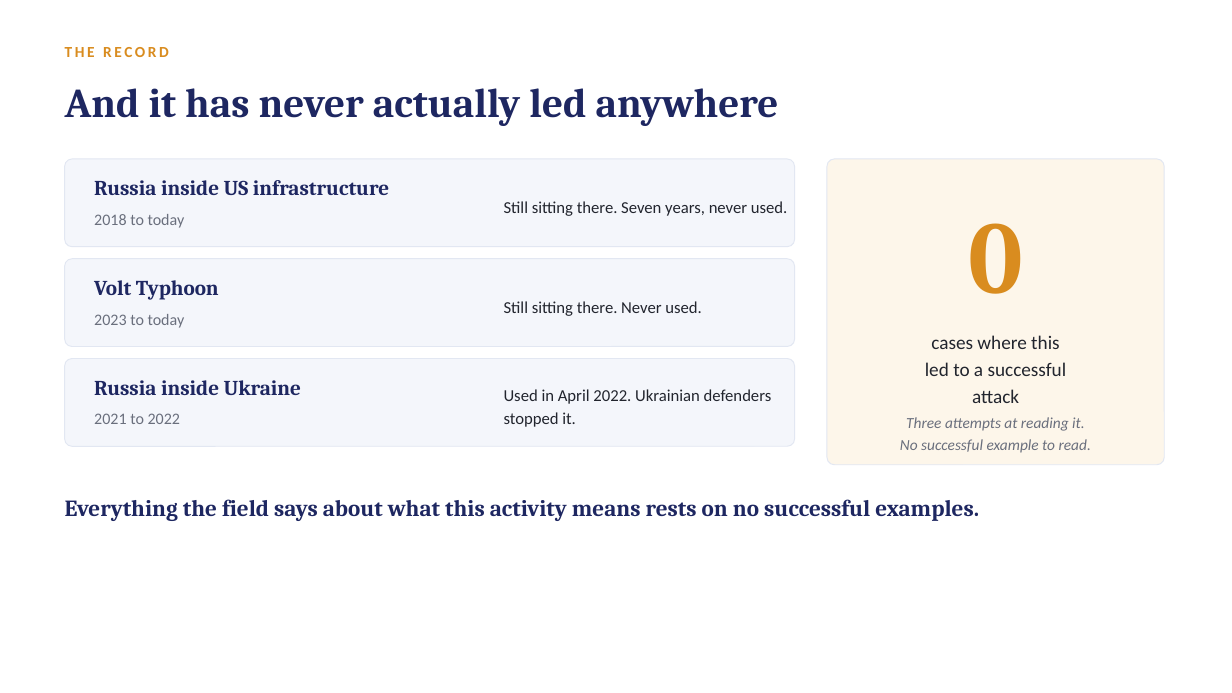
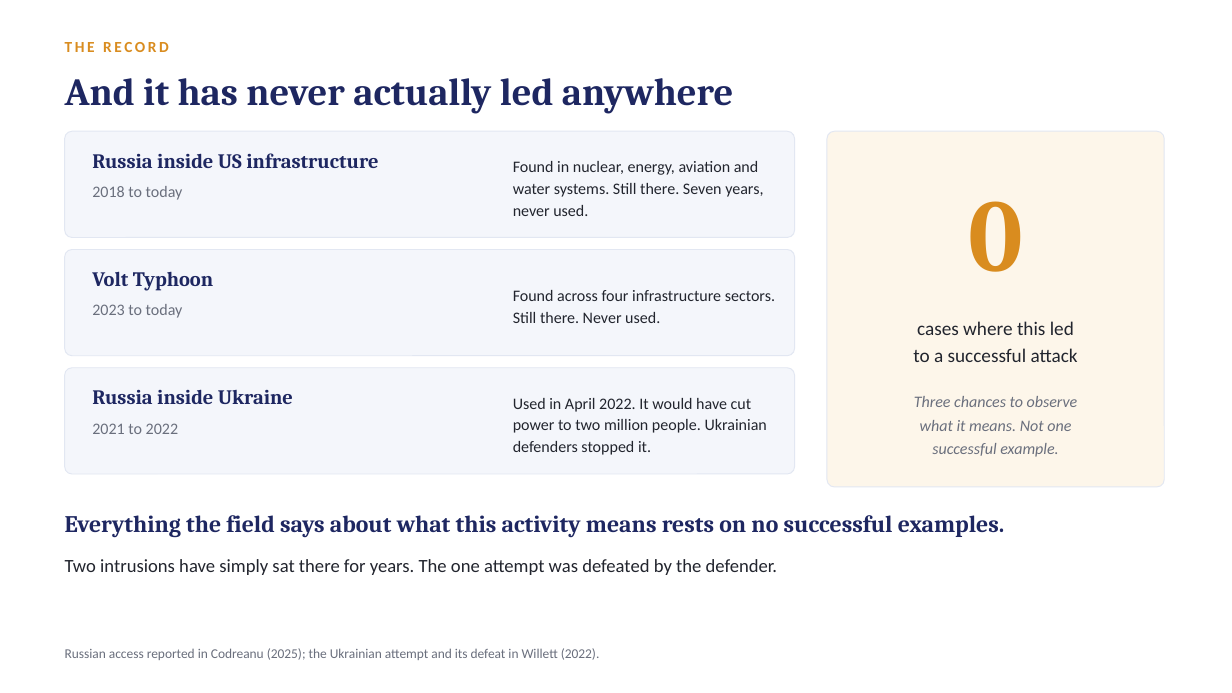
Before and after one commit to s9765fzsv8-cmyk/Claude, a slide deck: slide 8 of deck/price-of-patience.pptx (slide 6 before the commit). Drawn at 1232x693 pixels with LibreOffice and Linux fonts; fonts in the diff are those of the drawing. Boxes give left, top, right and bottom in pixels: in the first picture for what was removed or moved away, otherwise in the second. Text is boxed around its words. In the diff, an @@ line names an element or a change of style, - is before the commit and + after.

```diff
--- a/deck/price-of-patience.pptx
+++ b/deck/price-of-patience.pptx
@@ text "THE RECORD": place and size @@
-text "THE RECORD" at [65, 47, 169, 57]
+text "THE RECORD" at [65, 42, 169, 52]
@@ text "And it has never actually ..." at [65, 78, 733, 114]: size 32 to 30 pt @@
@@ proportions changed in 4 elements at [65, 250, 795, 356], [827, 131, 1165, 487], [65, 368, 795, 474], [65, 131, 795, 238] @@
@@ rounded rectangle: place and size @@
-rounded rectangle at [65, 159, 795, 247]
+rounded rectangle at [65, 131, 795, 238]
@@ size 16.5 to 16 pt in 3 elements at [92, 271, 213, 291], [92, 389, 293, 404], [92, 153, 378, 168] @@
@@ text "Russia inside US infrastructure": place and size @@
-text "Russia inside US infrastructure" at [94, 180, 389, 195]
+text "Russia inside US infrastructure" at [92, 153, 378, 168]
@@ rounded rectangle: place and size @@
-rounded rectangle at [827, 159, 1165, 465]
+rounded rectangle at [827, 131, 1165, 487]
@@ text "2018 to today": place and size @@
-text "2018 to today" at [94, 214, 185, 228]
+text "2018 to today" at [92, 186, 183, 200]
@@ text at [513, 161, 763, 216]: text changed; size 13 to 12.5 pt @@
-Still sitting there. Seven years, never used.
+Found in nuclear, energy, aviation and water systems. Still there. Seven years, never used.
@@ text "0": place and size @@
-text "0" at [968, 223, 1023, 294]
+text "0" at [968, 201, 1023, 272]
@@ rounded rectangle: place and size @@
-rounded rectangle at [65, 259, 795, 347]
+rounded rectangle at [65, 250, 795, 356]
@@ text "Volt Typhoon": place and size @@
-text "Volt Typhoon" at [94, 280, 219, 300]
+text "Volt Typhoon" at [92, 271, 213, 291]
@@ text "2023 to today": place and size @@
-text "2023 to today" at [94, 314, 185, 328]
+text "2023 to today" at [92, 304, 183, 318]
@@ text at [513, 290, 775, 323]: text changed; size 13 to 12.5 pt @@
-Still sitting there. Never used.
+Found across four infrastructure sectors. Still there. Never used.
@@ text at [913, 321, 1078, 362]: text changed @@
-cases where this
-led to a successful
-attack
+cases where this led
+to a successful attack
@@ rounded rectangle: place and size @@
-rounded rectangle at [65, 359, 795, 446]
+rounded rectangle at [65, 368, 795, 474]
@@ text "Russia inside Ukraine": place and size @@
-text "Russia inside Ukraine" at [94, 380, 301, 395]
+text "Russia inside Ukraine" at [92, 389, 293, 404]
@@ text "2021 to 2022": place and size @@
-text "2021 to 2022" at [94, 413, 180, 424]
+text "2021 to 2022" at [92, 423, 178, 434]
@@ text at [513, 398, 767, 455]: text changed; size 13 to 12.5 pt @@
-Used in April 2022. Ukrainian defenders stopped it.
+Used in April 2022. It would have cut power to two million people. Ukrainian defenders stopped it.
@@ text at [914, 396, 1078, 457]: text changed; size 12 to 12.5 pt @@
-Three attempts at reading it.
-No successful example to read.
+Three chances to observe
+what it means. Not one
+successful example.
@@ text "Everything the field says about ...": place and size @@
-text "Everything the field says about ..." at [65, 499, 979, 521]
+text "Everything the field says about ..." at [65, 515, 1005, 538]
@@ text "Everything the field says about ..." at [65, 515, 1005, 538]: size 18 to 18.5 pt @@
@@ text added at [65, 559, 778, 575], 14.5 pt, text #22252E @@
+Two intrusions have simply sat there for years. The one attempt was defeated by the defender.
@@ text added at [65, 648, 600, 660], 10.5 pt, text #6A6F7D @@
+Russian access reported in Codreanu (2025); the Ukrainian attempt and its defeat in Willett (2022).
```
Also in this commit, not shown: 8 other slides changed, 3 slides added, 1 slide removed, 1 other file.
